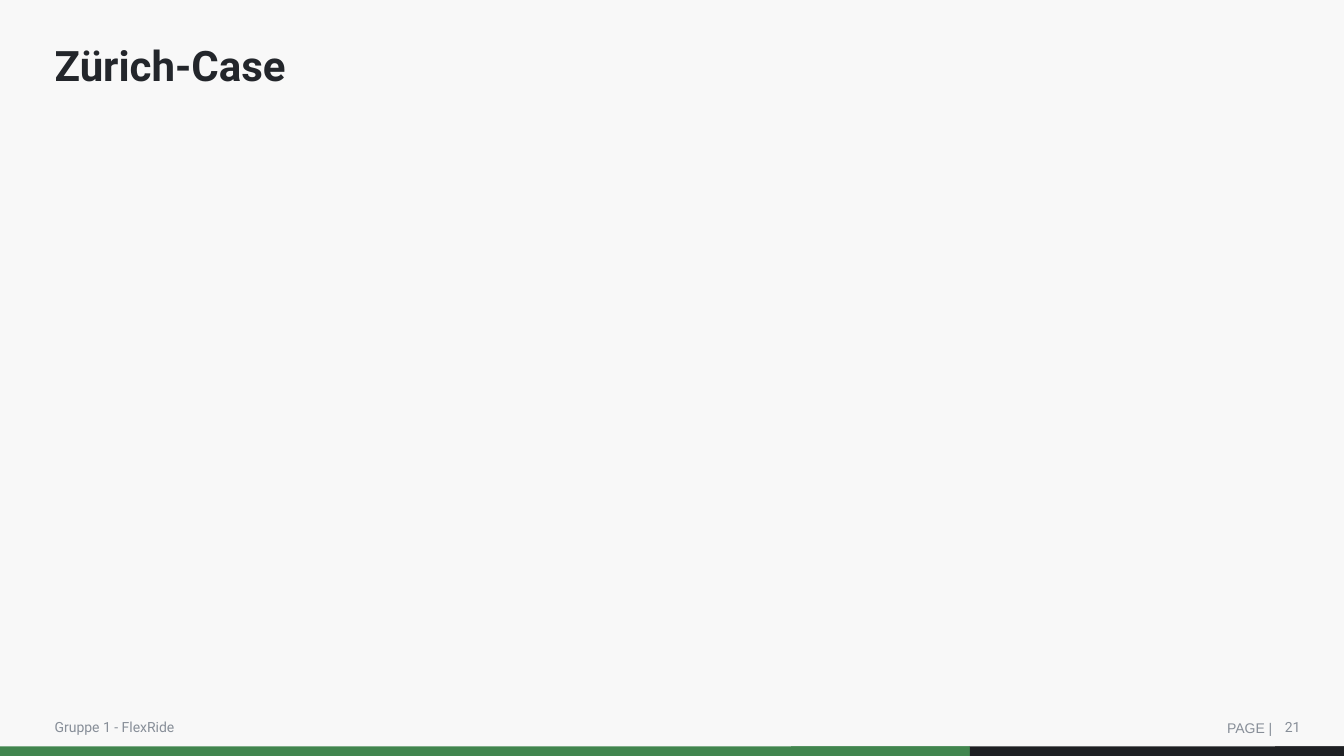
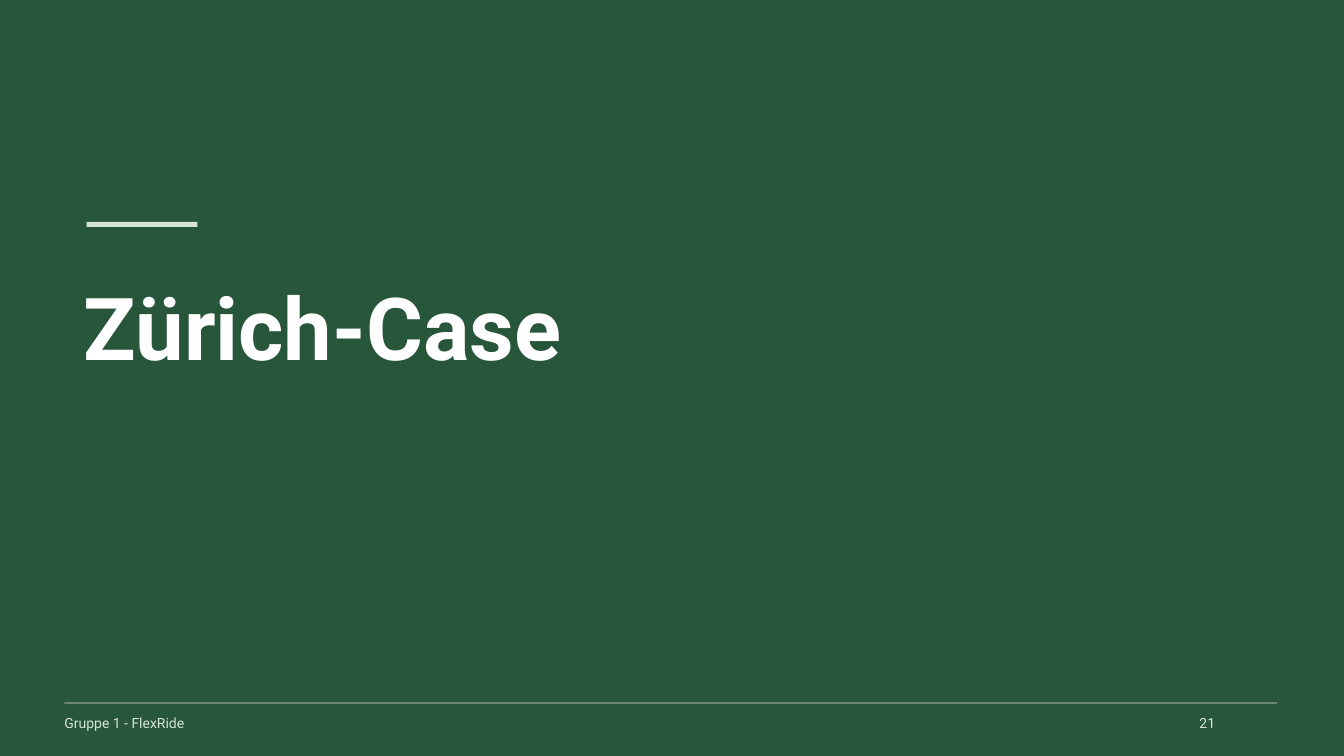
Before and after one commit to Mclement197/Economics-of-electromobility, a slide deck: slide 21 of website-src/downloads/VoltoShare-Praesentation.pptx. Drawn at 1344x756 pixels with LibreOffice and Linux fonts; fonts in the diff are those of the drawing. Boxes give left, top, right and bottom in pixels: in the first picture for what was removed or moved away, otherwise in the second. Text is boxed around its words. In the diff, an @@ line names an element or a change of style, - is before the commit and + after.

```diff
--- a/website-src/downloads/VoltoShare-Praesentation.pptx
+++ b/website-src/downloads/VoltoShare-Praesentation.pptx
@@ background #F8F8F8 to #28563B @@
@@ rectangle added at [65,27,119,31], fill #28563B @@
@@ rectangle added at [87,222,198,227], fill #D6E5D6 @@
@@ title "Zürich-Case": place and size @@
-title "Zürich-Case" at [55,49,286,82]
+title "Zürich-Case" at [84,295,561,361]
@@ title "Zürich-Case" at [84,295,561,361]: size 30 to 62 pt, text colour #23262B to #FFFFFF; line spacing 0.9 to 1.06; more space between paragraphs; vertical alignment middle to top @@
@@ text "Gruppe 1 - FlexRide": place and size @@
-text "Gruppe 1 - FlexRide" at [55,721,175,735]
+text "Gruppe 1 - FlexRide" at [64,717,185,731]
@@ text "Gruppe 1 - FlexRide" at [64,717,185,731]: text colour #878E98 to #D6E5D6; line spacing 1 to 1.06; more space between paragraphs; vertical alignment middle to top @@
@@ rectangle added at [65,703,1277,704], fill #D9DFD9 @@
@@ page number: place and size @@
-page number at [1285,722,1301,732]
+page number at [1199,718,1215,728]
@@ page number at [1199,718,1215,728]: text colour #878E98 to #D6E5D6; alignment right to left; line spacing 1 to 1.06; more space between paragraphs; vertical alignment middle to top @@
@@ freeform shape removed at [0,747,970,756] @@
@@ freeform shape removed at [791,747,970,756] @@
@@ freeform shape removed at [970,747,1344,756] @@
@@ text removed at [1227,723,1265,733] @@
-PAGE |
@@ freeform shape removed at [1275,747,1344,756] @@
```
Also in this commit, not shown: 48 other slides changed, 56 other files.
